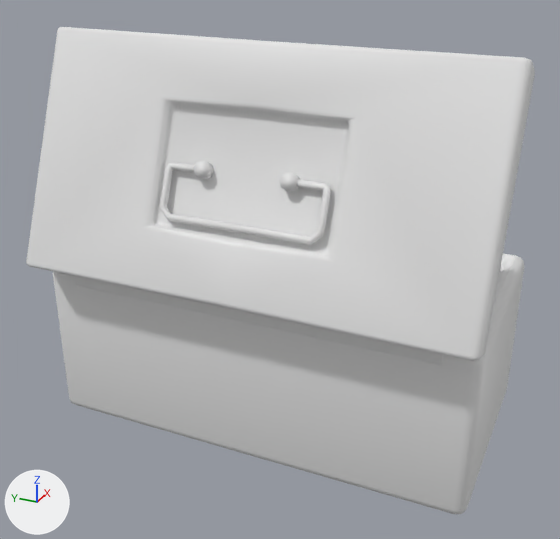
The FBX model Assets/Meshes/FBX/lockbox.fbx, before and after one commit.
Camera for both pictures: a camera (50 mm lens) standing at (-1.748, -0.754, 1.281) and looking at (-0.072, 0.0, 0.443). Every picture has the same lights, and +X, +Y and +Z are marked at lower left. Both versions are drawn at frame 24 of the action 'Box Top Handle|Open'; the numbers are the values there.

In view in the first picture: 'Box Bottom', 'Box Joint', 'Box Top', 'Box Top Handle'.
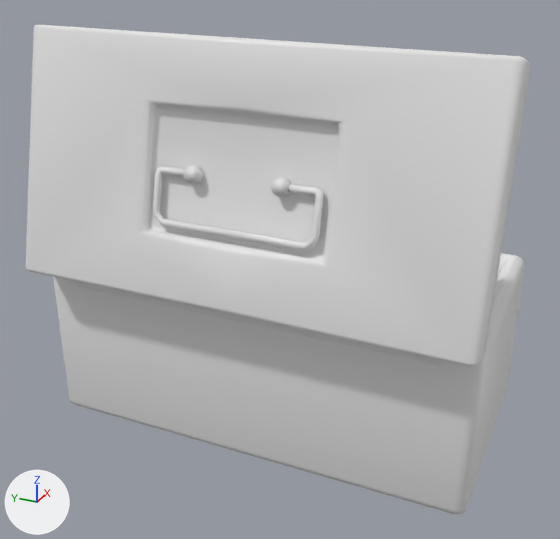
Changed parts and their boxes [x1, y1, x2, y2] in the pictures (560 x 539 px):
'Box Top', turned: before [26, 27, 535, 361]; after [26, 25, 531, 366]
'Box Top Handle', turned: before [160, 161, 331, 245]; after [153, 165, 323, 251]

What the commit changed:
Object 'Box Top Handle' (ob_box_top_handle) turns from (0, -68, 0) to (0, -76, 0) degrees about x, y and z.
Object 'Box Top' (ob_box_top) turns from (0, -68, 0) to (0, -76, 0) degrees about x, y and z.
